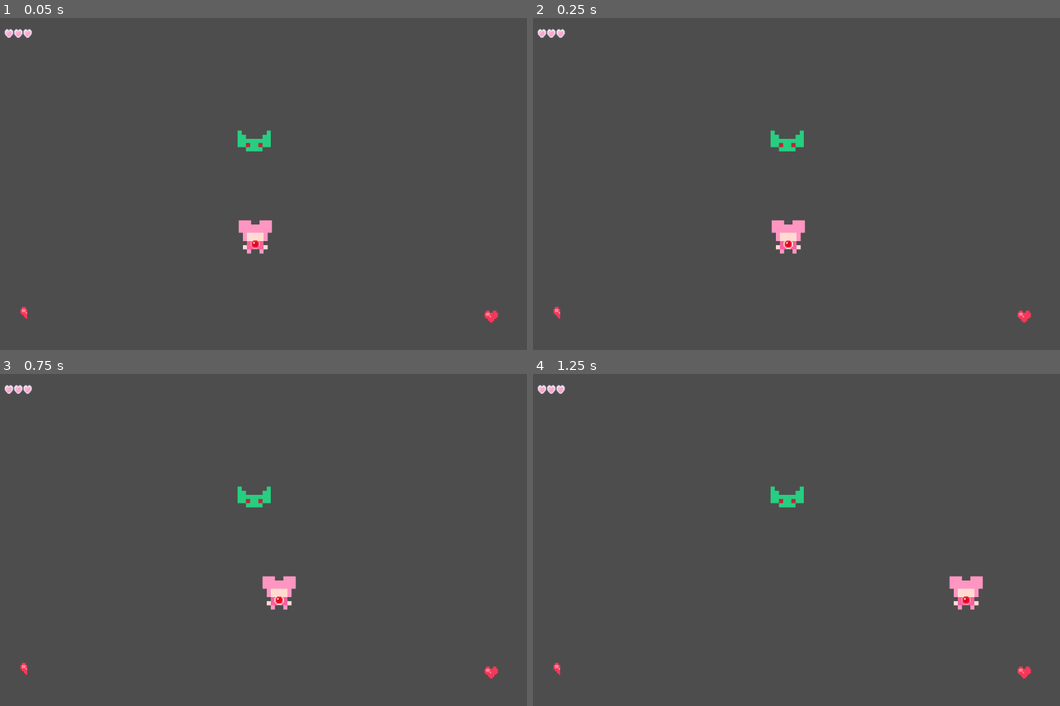
Above: before the commit, frames 1-4 (two rows, left to right).
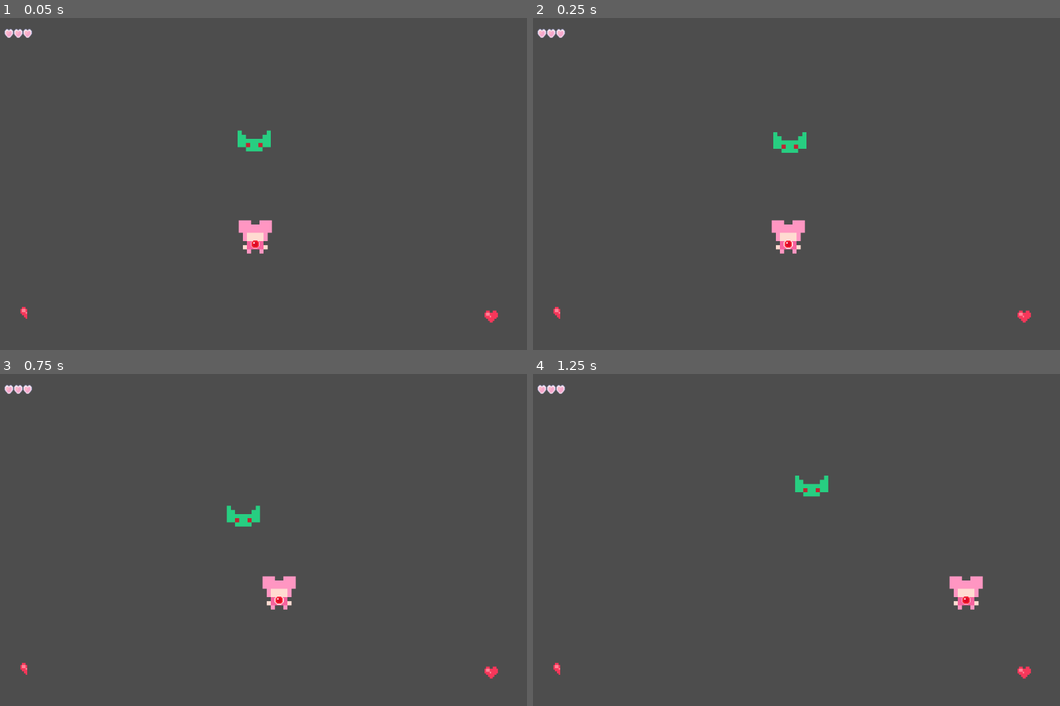
Above: after the commit, the same moments.

Repository: MagicalMegaDev/Magical-Persona-Repo
Game: Godot game, scene res://Assets/Scenes/Rooms/TestingRoom.tscn
Same seed, same stepped clock (60 frames per second), same inputs: the game is played once before the commit and once after it. This scene is started directly instead of the project's main scene.
Inputs:
- Up to frame 1 (0.05 s): no input
- Up to frame 2 (0.25 s): no input
- Up to frame 3 (0.75 s): tap Enter at 0.5 s; hold D (move_right) from 0.53 s (still down); tap Space (speed) at 0.6 s
- Up to frame 4 (1.25 s): keep holding D (move_right)

Frame 1 is identical in both runs. In frame 2, 0.2% of the frame differs, in the area x 45-52%, y 33-41%; in frame 3, 0.5%, in the area x 42-52%, y 33-46%; in frame 4, 0.5%.
Error before the commit: Invalid access to property or key '_on_direction_calculated' on a base object of type 'Nil'. (res://Assets/Scripts/State)

Commit message:
Bullets going through bat

Diff:
--- /dev/null
+++ b/Assets/Resources/AttackStats/Placeholder/BatContact.tres
@@ -0,0 +1,11 @@
+[gd_resource type="Resource" script_class="AttackStats" load_steps=2 format=3 uid="uid://bs08cmnvd3c6s"]
+
+[ext_resource type="Script" uid="uid://bbigxh0wxl8cw" path="res://Assets/Resources/AttackStats.gd" id="1_mihea"]
+
+[resource]
+script = ExtResource("1_mihea")
+damage = 1
+knockback_enabled = true
+knockback_force = 25
+effects = Dictionary[String, bool]({})
+metadata/_custom_type_script = "uid://bbigxh0wxl8cw"
--- a/Assets/Scenes/Characters/Enemies/Placeholder/Slime/BlueSlime.tscn
+++ b/Assets/Scenes/Characters/Enemies/EnemyTemplate.tscn
@@ -38,7 +38,7 @@
 shape = SubResource("RectangleShape2D_5w1ox")
 
 [node name="HurtBox" type="Area2D" parent="."]
-collision_layer = 32
+collision_layer = 64
 collision_mask = 26
 
 [node name="CollisionShape2D" type="CollisionShape2D" parent="HurtBox"]
--- a/Assets/Scenes/Characters/Enemies/Placeholder/Bat.tscn
+++ b/Assets/Scenes/Characters/Enemies/Placeholder/Bat.tscn
@@ -8,6 +8,10 @@
 [ext_resource type="Script" uid="uid://bkhavkraf15wh" path="res://Assets/Scripts/State Machines/EnemyAIStateMachine/EnemyMovementStateMachine.gd" id="6_tupvp"]
 [ext_resource type="Script" uid="uid://dvaa51eysnpop" path="res://Assets/Scripts/State Machines/EnemyAIStateMachine/States/EnemyMovementState.gd" id="7_kqshc"]
 [ext_resource type="Script" uid="uid://c4r57oepjkm3b" path="res://Assets/Scripts/Components/Controllers/EnemyMovementAI/RandomMovementAI.gd" id="8_tupvp"]
+[ext_resource type="Script" uid="uid://ddul17tjgk3eg" path="res://Assets/Scripts/Components/MovementHandler.gd" id="9_kqshc"]
+[ext_resource type="Script" uid="uid://ckdtujb34pu0k" path="res://Assets/Scripts/Components/HitBox.gd" id="10_2udxi"]
+[ext_resource type="Script" uid="uid://ct1bxoorfuiu0" path="res://Assets/Scripts/Components/HitBoxComponents/EnemyAttacks/ContactDamageHandler.gd" id="11_1hdl3"]
+[ext_resource type="Resource" uid="uid://bs08cmnvd3c6s" path="res://Assets/Resources/AttackStats/Placeholder/BatContact.tres" id="12_5b80a"]
 
 [sub_resource type="Resource" id="Resource_0bkxy"]
 script = ExtResource("2_k1fir")
@@ -27,7 +31,10 @@
 [sub_resource type="CircleShape2D" id="CircleShape2D_5w1ox"]
 radius = 45.3982
 
-[node name="Enemy" type="CharacterBody2D"]
+[sub_resource type="RectangleShape2D" id="RectangleShape2D_o0uat"]
+size = Vector2(50, 27)
+
+[node name="Bat" type="CharacterBody2D"]
 collision_layer = 8
 collision_mask = 19
 script = ExtResource("1_ngk7h")
@@ -51,8 +58,8 @@
 shape = SubResource("RectangleShape2D_5w1ox")
 
 [node name="HurtBox" type="Area2D" parent="."]
-collision_layer = 32
-collision_mask = 26
+collision_layer = 64
+collision_mask = 22
 
 [node name="CollisionShape2D" type="CollisionShape2D" parent="HurtBox"]
 modulate = Color(1, 0, 0, 1)
@@ -88,4 +95,21 @@
 direction_change_frequency_max = 1.0
 metadata/_custom_type_script = "uid://c4r57oepjkm3b"
 
+[node name="MovementHandler" type="Node" parent="."]
+script = ExtResource("9_kqshc")
+metadata/_custom_type_script = "uid://ddul17tjgk3eg"
+
+[node name="HitBox" type="Area2D" parent="."]
+script = ExtResource("10_2udxi")
+metadata/_custom_type_script = "uid://ckdtujb34pu0k"
+
+[node name="CollisionShape2D" type="CollisionShape2D" parent="HitBox"]
+position = Vector2(-1, -7.5)
+shape = SubResource("RectangleShape2D_o0uat")
+
+[node name="ContactDamageHandler" type="Node2D" parent="HitBox"]
+script = ExtResource("11_1hdl3")
+attack_stats = ExtResource("12_5b80a")
+metadata/_custom_type_script = "uid://ct1bxoorfuiu0"
+
 [connection signal="damaged" from="HealthController" to="AnimationTree/AnimationPlayer" method="_on_take_damage"]
--- a/Assets/Scripts/Components/HitBoxComponents/EnemyAttacks/ContactDamageHandler.gd
+++ b/Assets/Scripts/Components/HitBoxComponents/EnemyAttacks/ContactDamageHandler.gd
@@ -15,8 +15,17 @@
 # Called when the node enters the scene tree for the first time.
 func _ready():
 	assert(attack_stats, "%s has no AttackStats attached to it's ContactDamageHandler!" % get_parent().name)
+	hit_box_setup()
 	if not hit_box.collections_in_area.is_connected(_on_check_hit):
 		hit_box.collections_in_area.connect(_on_check_hit)
+
+#setup the hit_box appropiately for contact detection
+func hit_box_setup():
+	hit_box.collision_mask = 0 # Clear all
+	hit_box.set_collision_mask_value(6, true) #Player Hurt Box
+	hit_box.set_collision_mask_value(7, true) #Enemy Hurt Box
+	hit_box.collision_layer = 0 # Clear all
+	hit_box.set_collision_layer_value(9, true) #EnemyMeleeHitBox
 
 #Check all colliders inside the hitbox for any in hit_groups
 func _on_check_hit(bodies:Array, areas:Array, position:Vector2):
--- a/Assets/Scripts/State Machines/EnemyAIStateMachine/States/EnemyMovementState.gd
+++ b/Assets/Scripts/State Machines/EnemyAIStateMachine/States/EnemyMovementState.gd
@@ -9,6 +9,7 @@
 	super()
 	if(movement_ai):
 		# Connect to pause/resume the AI when the state enters or exits
+		assert(my_character, "%s: No character attached!" % [name, get_parent().get_parent().name])
 		movement_ai.my_character = my_character
 		state_entered.connect(movement_ai.resume)
 		state_exited.connect(movement_ai.pause)
@@ -17,12 +18,14 @@
 func enter(args:= {}):
 	super(args)
 	# Connect when entering so the movement handler recieves input
-	send_direction.connect(state_machine.my_owner.movement_handler._on_direction_calculated)
+	assert(my_character.movement_handler, "%s: %s has no movement_handler attached!" % [name, my_character.name])
+	send_direction.connect(my_character.movement_handler._on_direction_calculated)
 
 func exit():
 	super()
 	# Disconnect when exiting so the movement handler stops recieving input
-	send_direction.disconnect(state_machine.my_owner.movement_handler._on_direction_calculated)
+	assert(my_character.movement_handler, "%s: %s has no movement_handler attached!" % [name, my_character.name])
+	send_direction.disconnect(my_character.movement_handler._on_direction_calculated)
 
 func handle_input(event: InputEvent):
 	super(event)
Not shown: 3 places in Assets/Scenes/Characters/Enemies/EnemyTemplate.tscn that only renumber resources
Not shown: 1 places in Assets/Scenes/Characters/Enemies/Placeholder/Bat.tscn that only renumber resources
